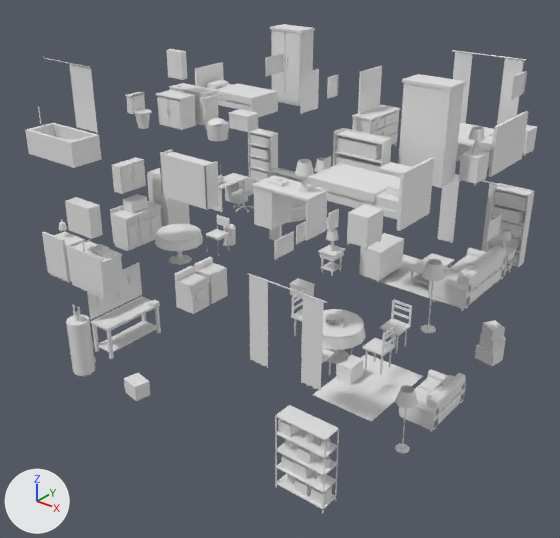
Two versions of the glTF model THE_VEIL_ASSETS_V2/03_Residential/House_Variants/RES_House_TwoStorey_Mirror_Furnishing.glb, one commit apart.
Before and after are seen from a camera (50 mm lens) standing at (10.52, -20.91, 8.88) and looking at (0.13, -7.93, 0.83). The axes (+X, +Y, +Z) are drawn at lower left. The lights are the same throughout. The older version comes first. Materials are left out; every surface is plain grey. Objects named as collision shapes, trigger or cutter boxes, shadow casters or lower levels of detail are left out. Where no turn or scale is listed for an object, it has been applied to the vertices. Vertices at exactly the same position are counted once.

The first picture shows 'RES_House_TwoStorey_Mirror_Furnishing_Mesh'.
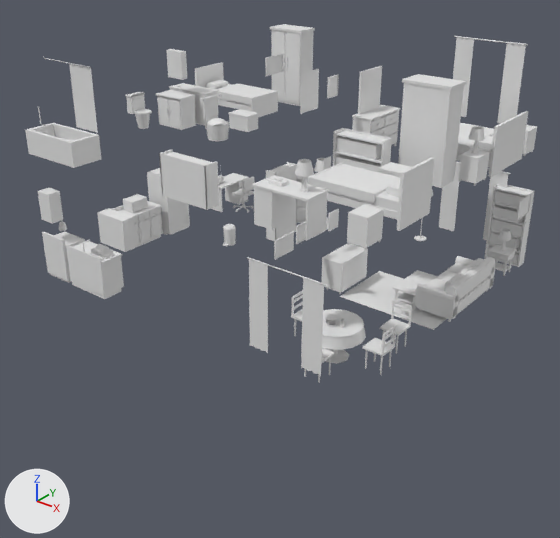
Location of each change, (x1, y1, x2, y2) in pixels of the pictures (560 x 538 px; the box of a moved part takes in the faces that stretch with it):
'RES_House_TwoStorey_Mirror_Furnishing_Mesh', reshaped (27% shorter)
    before: (25, 24, 537, 513)
    after: (25, 24, 537, 383)
part 1 of me_res_house_twostorey_mirror_furnishing_mesh, moved or reshaped
    before: (363, 254, 453, 306)
    after: (339, 271, 447, 330)
part 2 of me_res_house_twostorey_mirror_furnishing_mesh, moved or reshaped (not visible before)
    after: (413, 296, 416, 310)
part 3 of me_res_house_twostorey_mirror_furnishing_mesh, moved or reshaped
    before: (359, 233, 404, 281)
    after: (322, 244, 368, 293)
part 4 of me_res_house_twostorey_mirror_furnishing_mesh, moved or reshaped
    before: (247, 273, 327, 303)
    after: (247, 257, 328, 286)
part 5 of me_res_house_twostorey_mirror_furnishing_mesh, moved or reshaped (mostly hidden)
    before: (287, 218, 305, 223)
    after: (297, 220, 306, 223)
part 6 of me_res_house_twostorey_mirror_furnishing_mesh, moved or reshaped
    before: (455, 174, 509, 187)
    after: (456, 162, 511, 174)
part 7 of me_res_house_twostorey_mirror_furnishing_mesh, moved or reshaped
    before: (248, 129, 278, 178)
    after: (266, 162, 297, 241)
part 8 of me_res_house_twostorey_mirror_furnishing_mesh, added
    after: (269, 164, 294, 172)
part 9 of me_res_house_twostorey_mirror_furnishing_mesh, moved or reshaped
    before: (453, 50, 526, 61)
    after: (454, 36, 528, 45)
part 10 of me_res_house_twostorey_mirror_furnishing_mesh, moved or reshaped
    before: (429, 268, 504, 309)
    after: (416, 277, 494, 319)
part 11 of me_res_house_twostorey_mirror_furnishing_mesh, moved or reshaped
    before: (459, 248, 506, 292)
    after: (446, 257, 495, 301)
part 12 of me_res_house_twostorey_mirror_furnishing_mesh, moved or reshaped
    before: (467, 248, 506, 279)
    after: (455, 256, 495, 289)
part 13 of me_res_house_twostorey_mirror_furnishing_mesh, moved or reshaped
    before: (429, 277, 471, 308)
    after: (415, 283, 459, 319)
part 14 of me_res_house_twostorey_mirror_furnishing_mesh, rebuilt
    before: (470, 257, 485, 266)
    after: (468, 258, 483, 267)
part 15 of me_res_house_twostorey_mirror_furnishing_mesh, rebuilt
    before: (444, 269, 459, 281)
    after: (436, 270, 458, 282)
part 16 of me_res_house_twostorey_mirror_furnishing_mesh, deleted
    before: (65, 52, 527, 513)
part 17 of me_res_house_twostorey_mirror_furnishing_mesh, added
    after: (342, 37, 531, 305)
part 18 of me_res_house_twostorey_mirror_furnishing_mesh, added
    after: (38, 188, 136, 252)
part 19 of me_res_house_twostorey_mirror_furnishing_mesh, added
    after: (249, 259, 324, 376)

Patch to the scene script:
```diff
--- a/THE_VEIL_ASSETS_V2/03_Residential/House_Variants/RES_House_TwoStorey_Mirror_Furnishing.glb.py
+++ b/THE_VEIL_ASSETS_V2/03_Residential/House_Variants/RES_House_TwoStorey_Mirror_Furnishing.glb.py
@@ me_res_house_twostorey_mirror_furnishing_mesh @@
-me_res_house_twostorey_mirror_furnishing_mesh.from_pydata(...)  # 8089 vertices, 11798 faces; spans x -4.4..4.41, y -11.3..-3.47, z -2.1..5.7
+me_res_house_twostorey_mirror_furnishing_mesh.from_pydata(...)  # 6729 vertices, 9846 faces; spans x -4.4..4.41, y -11.3..-3.49, z 0.6..5.84
+# me_res_house_twostorey_mirror_furnishing_mesh part 1: the loose piece of 4 vertices spanning x 1.65..4.05, y -6.65..-4.95, z 0.61 is moved by (0.15, -1.2, 0.0)
+# me_res_house_twostorey_mirror_furnishing_mesh part 2: the loose piece of 10 vertices spanning x 3.2..3.26, y -5.36..-5.29, z 0.6..0.98 is moved by (0.2, -2.01, 0.0)
+# me_res_house_twostorey_mirror_furnishing_mesh part 3: the loose piece of 8 vertices spanning x 1.62..2.17, y -6.78..-5.72, z 0.7..1.42 is moved by (-0.35, -1.05, 0.0)
+# me_res_house_twostorey_mirror_furnishing_mesh part 4: the loose piece of 10 vertices spanning x 1.95..3.75, y -11.17..-11.15, z 2.49..2.51 is moved by (0.0, 0.0, 0.33)
+# me_res_house_twostorey_mirror_furnishing_mesh part 5: the loose piece of 8 vertices spanning x -2.72..-1.58, y -5.36..-4.24, z 0.6..0.65 is moved by (0.15, 0.0, 0.0)
+# me_res_house_twostorey_mirror_furnishing_mesh part 6: the loose piece of 10 vertices spanning x 1.95..3.75, y -3.65..-3.63, z 2.49..2.51 is moved by (0.0, 0.0, 0.33)
+# me_res_house_twostorey_mirror_furnishing_mesh part 7: the loose piece of 20 vertices spanning x -4.4..-3.5, y -3.8..-3.47, z 0.6..2.5 is turned -90 degrees about the z axis through its middle, then moved by (2.52, -2.26, 0.0)
+# me_res_house_twostorey_mirror_furnishing_mesh part 8: a new loose piece, a box spanning x -1.595..-1.285, y -6.32..-5.48, z 2.43..2.46
+# me_res_house_twostorey_mirror_furnishing_mesh part 9: the loose piece of 10 vertices spanning x 1.95..3.75, y -3.65..-3.63, z 5.49..5.51 is moved by (0.0, 0.0, 0.33)
+# me_res_house_twostorey_mirror_furnishing_mesh part 10: the loose piece of 24 vertices spanning x 3.51..4.39, y -6.79..-4.81, z 0.7..1.02 is moved by (0.0, -0.6, 0.0)
+# me_res_house_twostorey_mirror_furnishing_mesh part 11: the loose piece of 24 vertices spanning x 4.16..4.39, y -6.75..-4.85, z 1.02..1.45 is moved by (0.0, -0.6, 0.0)
+# me_res_house_twostorey_mirror_furnishing_mesh part 12: the loose piece of 24 vertices spanning x 3.48..4.39, y -5.0..-4.8, z 0.7..1.26 is moved by (0.0, -0.6, 0.0)
+# me_res_house_twostorey_mirror_furnishing_mesh part 13: the loose piece of 24 vertices spanning x 3.48..4.39, y -6.8..-6.6, z 0.7..1.26 is moved by (0.0, -0.6, 0.0)
+# me_res_house_twostorey_mirror_furnishing_mesh part 14: the loose piece of 24 vertices spanning x 4.03..4.22, y -6.04..-5.56, z 1.1..1.43 is rebuilt with 24 vertices and now spans x 4.03..4.22, y -6.12..-5.64, z 1.1..1.43
+# me_res_house_twostorey_mirror_furnishing_mesh part 15: the loose piece of 24 vertices spanning x 3.52..4.18, y -6.57..-6.07, z 1.02..1.16 is rebuilt with 24 vertices and now spans x 3.52..4.18, y -6.65..-6.15, z 1.02..1.16
+# me_res_house_twostorey_mirror_furnishing_mesh part 16: 155 loose pieces with 1856 vertices, spanning x -4.4..4.41, y -11.3..-3.48, z -2.1..5.58, are deleted
+# me_res_house_twostorey_mirror_furnishing_mesh part 17: 276 vertices added at x -1.6..4.41, y -7.78..-3.57, z 0.6..5.83
+# me_res_house_twostorey_mirror_furnishing_mesh part 18: 152 vertices added at x -4.25..-1.35, y -11.3..-10.96, z 2.05..2.75
+# me_res_house_twostorey_mirror_furnishing_mesh part 19: 28 vertices added at x 2.0..3.7, y -11.2..-11.14, z 0.98..2.83
+# other edits to the shape of me_res_house_twostorey_mirror_furnishing_mesh do not show in these pictures
```
